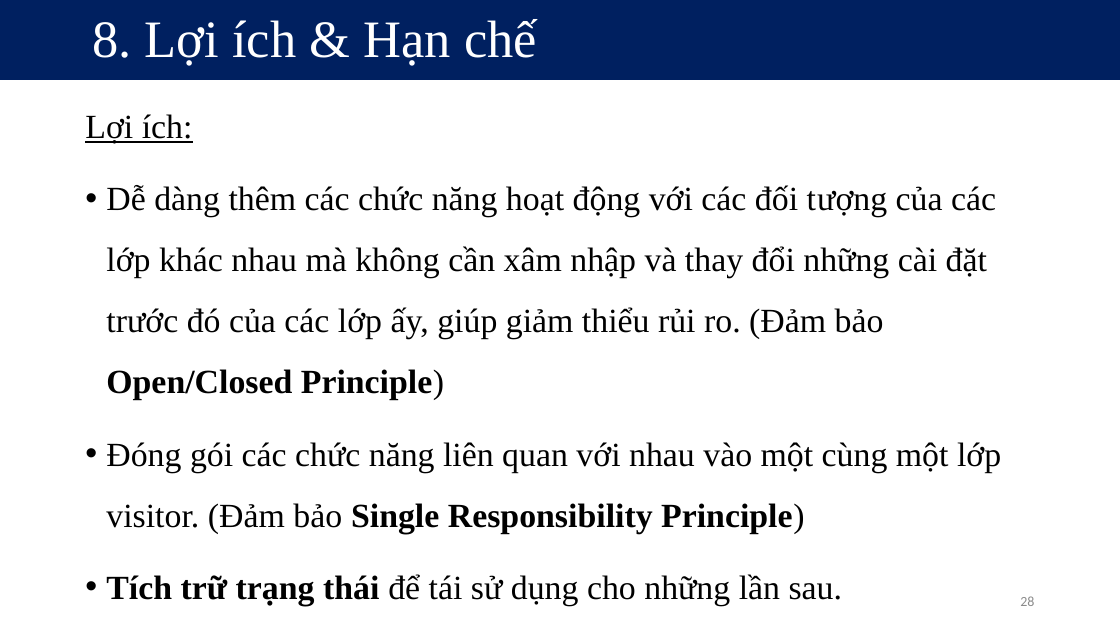
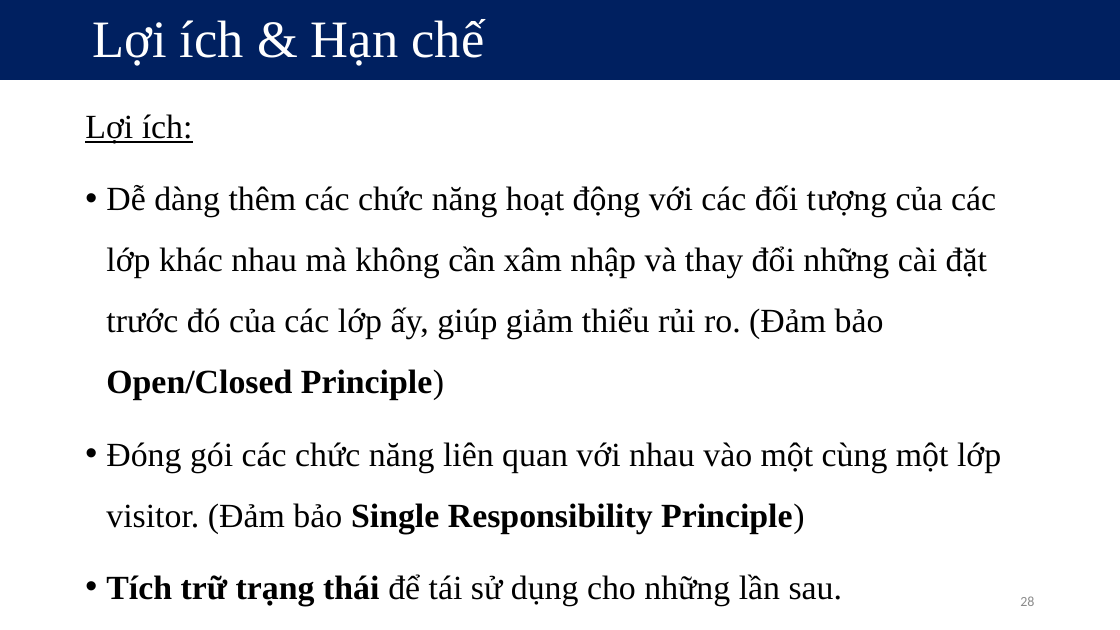
Before and after one commit to kieuconghau/lthdt-18clc1-09, a slide deck: slide 28 of Design Patterns/Design Patterns [Official]/Visitor/Visitor Design Pattern [Official].pptx. Drawn at 1120x630 pixels with LibreOffice and Linux fonts; fonts in the diff are those of the drawing. Boxes give left, top, right and bottom in pixels: in the first picture for what was removed or moved away, otherwise in the second. Text is boxed around its words. In the diff, an @@ line names an element or a change of style, - is before the commit and + after.

```diff
--- a/Design Patterns/Design Patterns [Official]/Visitor/Visitor Design Pattern [Official].pptx
+++ b/Design Patterns/Design Patterns [Official]/Visitor/Visitor Design Pattern [Official].pptx
@@ title at <box>92,19,485,66</box>: text changed @@
-8. Lợi ích & Hạn chế
+Lợi ích & Hạn chế
```
Also in this commit, not shown: 36 other slides changed, 38 other files.
